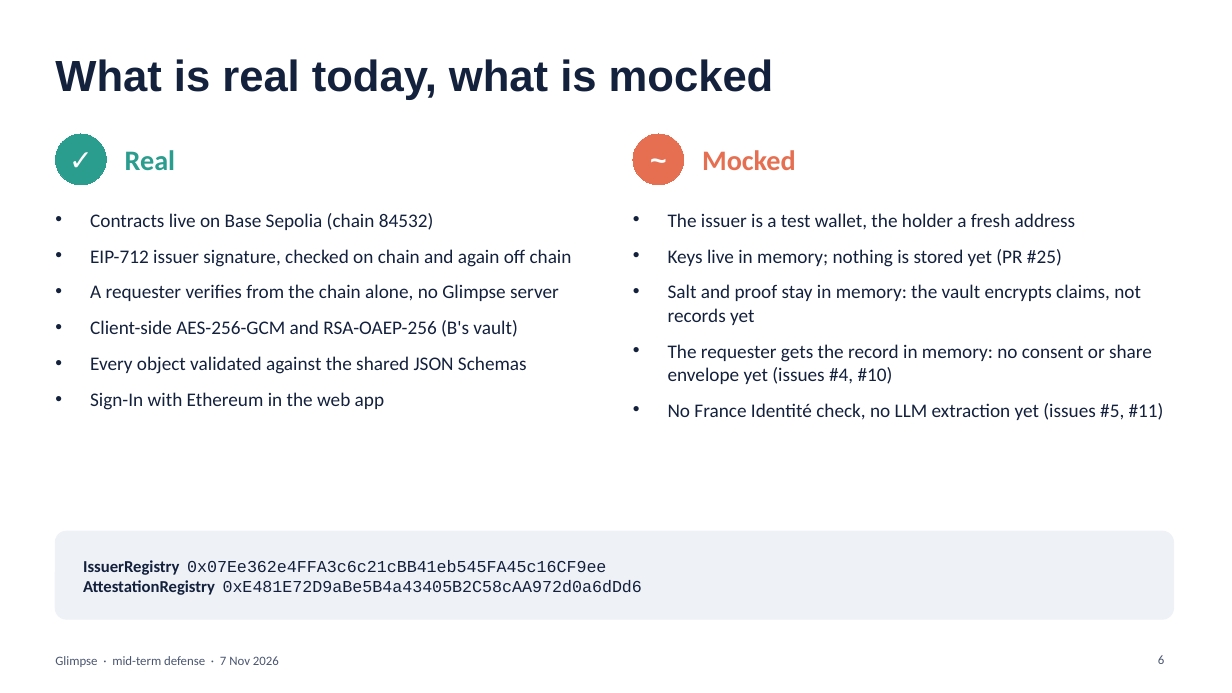
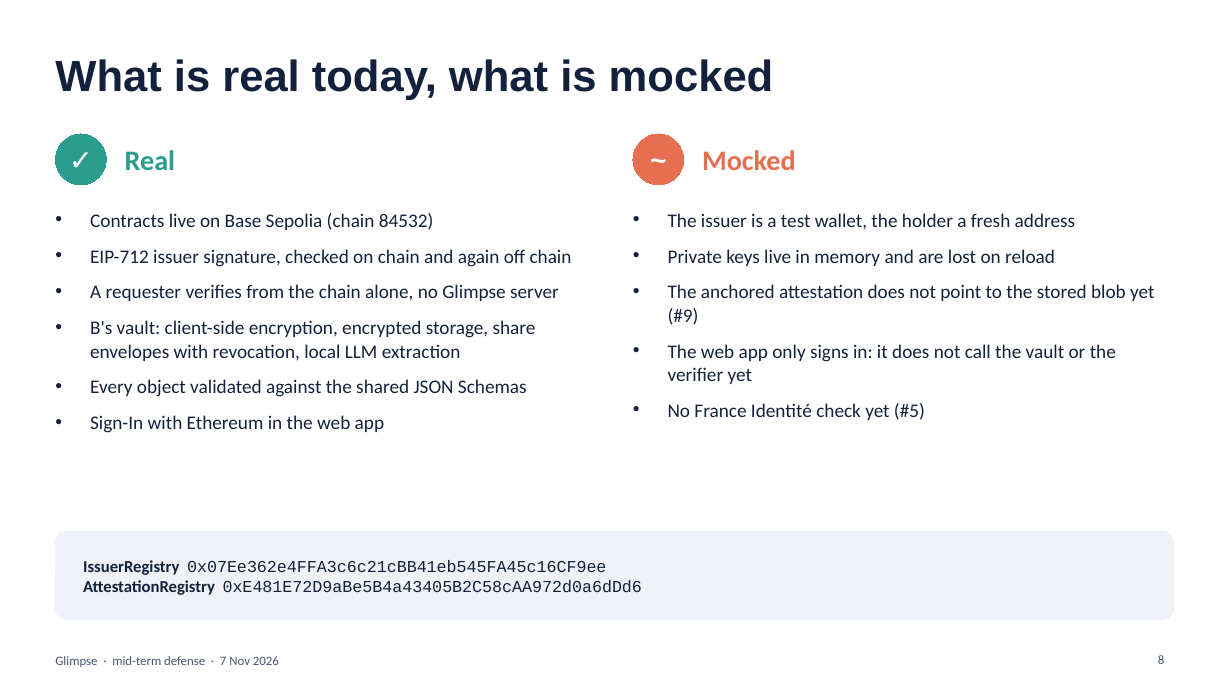
Before and after one commit to CouturierNathan/Glimpse, a slide deck: slide 8 of docs/mid-term-demo.pptx (slide 6 before the commit). Drawn at 1232x693 pixels with LibreOffice and Linux fonts; fonts in the diff are those of the drawing. Boxes give left, top, right and bottom in pixels: in the first picture for what was removed or moved away, otherwise in the second. Text is boxed around its words. In the diff, an @@ line names an element or a change of style, - is before the commit and + after.

Commit message:
Update the defense slides to the merged state and add the journeys and roadmap (#20)
Pole B's vault, the verifier and the indexer landed on main this morning, so the slides still
showing them in review were wrong; the jury also needs the three journeys and the four phases
to place the demo.

```diff
--- a/docs/mid-term-demo.pptx
+++ b/docs/mid-term-demo.pptx
@@ text at [668, 249, 1154, 420]: text changed @@
-• Keys live in memory; nothing is stored yet (PR #25)
-• Salt and proof stay in memory: the vault encrypts claims, not records yet
-• The requester gets the record in memory: no consent or share envelope yet (issues #4, #10)
-• No France Identité check, no LLM extraction yet (issues #5, #11)
+• Private keys live in memory and are lost on reload
+• The anchored attestation does not point to the stored blob yet (#9)
+• The web app only signs in: it does not call the vault or the verifier yet
+• No France Identité check yet (#5)
@@ text at [90, 320, 536, 361]: text changed @@
-• Client-side AES-256-GCM and RSA-OAEP-256 (B's vault)
+• B's vault: client-side encryption, encrypted storage, share envelopes with revocation, local LLM extraction
```
Also in this commit, not shown: 2 other slides changed, 2 slides added.
